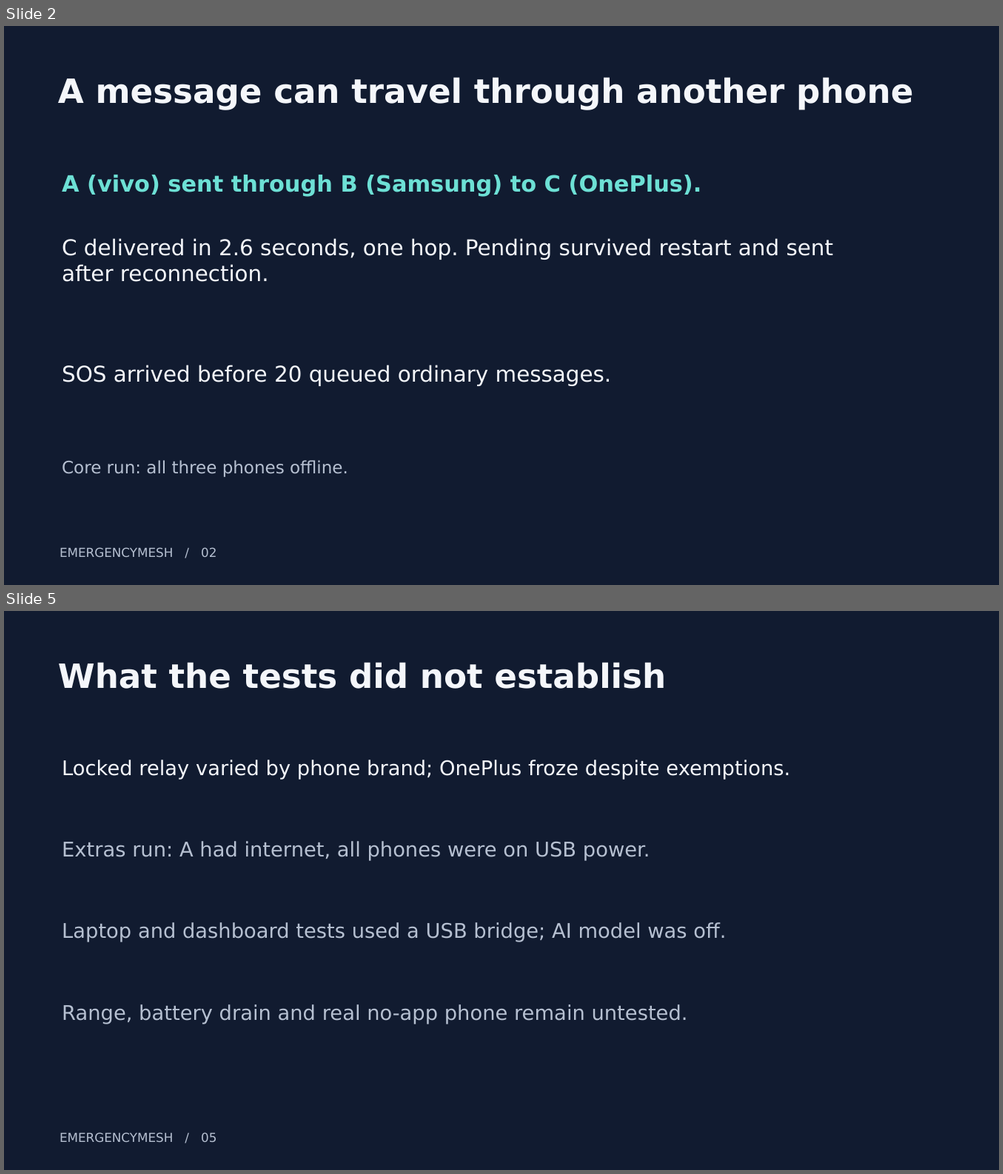
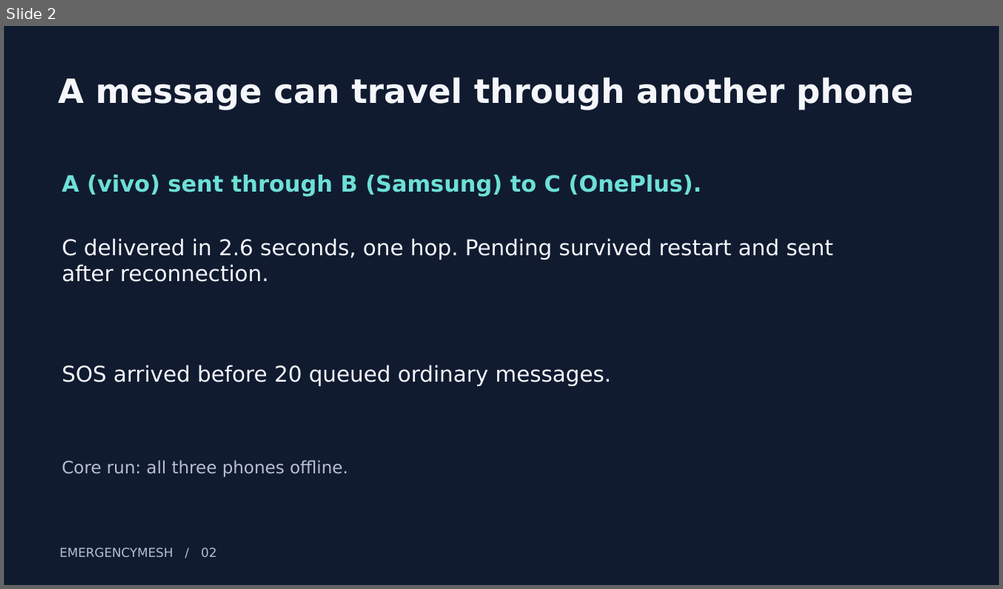
Before and after one commit to cbitosc/HFT26-TEAM-30, a slide deck: docs/TEAM30_SUBMISSION.pptx. Shown one above the other, each under a label of ours: slides 2 and 5 before the commit, slide 2 after it; the slides between them are not shown. The pictures are 1003x1174 and 1003x589 pixels, drawn with LibreOffice and Linux fonts; fonts in the diff are those of the drawing. Boxes give left, top, right and bottom in pixels: in the first picture for what was removed or moved away, otherwise in the second. Text is boxed around its words. In the diff, an @@ line names an element or a change of style, - is before the commit and + after.

```diff
--- a/docs/TEAM30_SUBMISSION.pptx
+++ b/docs/TEAM30_SUBMISSION.pptx
@@ slide 5 removed at [4, 611, 999, 1170], background #111B30 @@
@@ text removed at [58, 662, 666, 689] @@
-What the tests did not establish
@@ text removed at [62, 760, 790, 780] @@
-Locked relay varied by phone brand; OnePlus froze despite exemptions.
@@ text removed at [62, 841, 650, 861] @@
-Extras run: A had internet, all phones were on USB power.
@@ text removed at [62, 923, 726, 943] @@
-Laptop and dashboard tests used a USB bridge; AI model was off.
@@ text removed at [62, 1005, 688, 1025] @@
-Range, battery drain and real no-app phone remain untested.
@@ text removed at [60, 1133, 216, 1142] @@
-EMERGENCYMESH / 05
```
Also in this commit, not shown: 1 slide changed, 3 slides added, 2 other slides removed, 2 other files.
